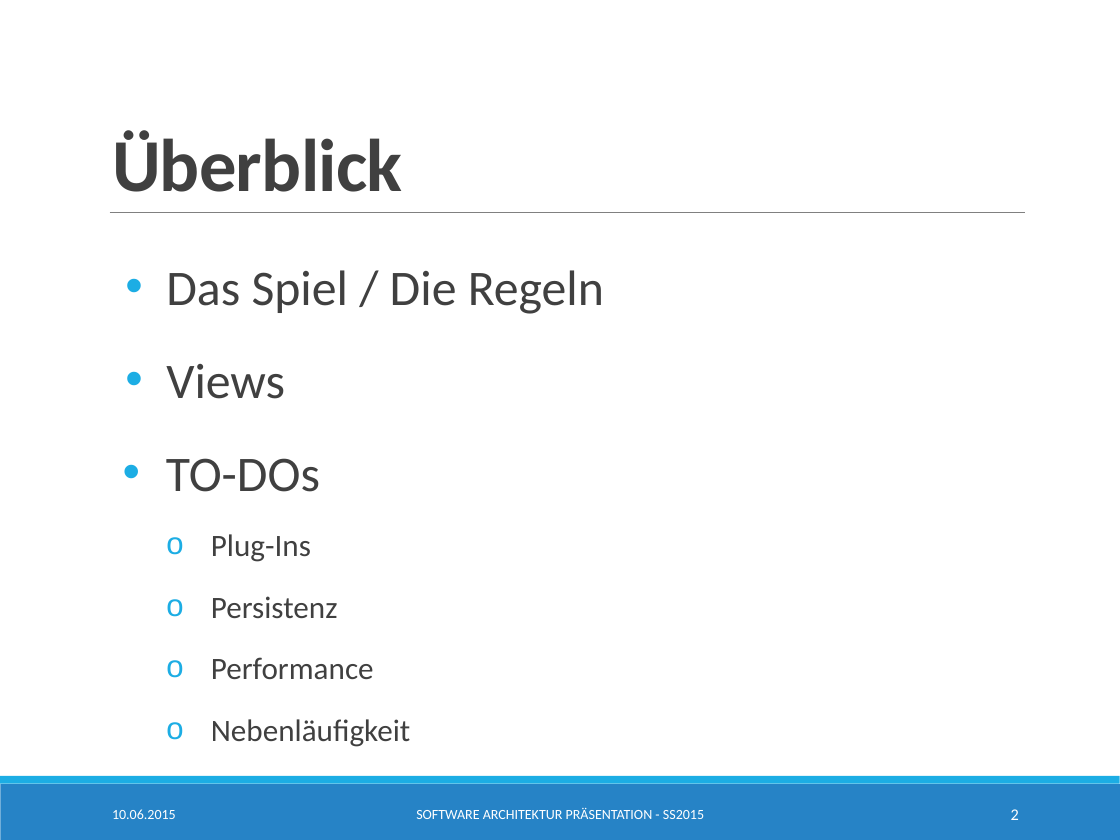
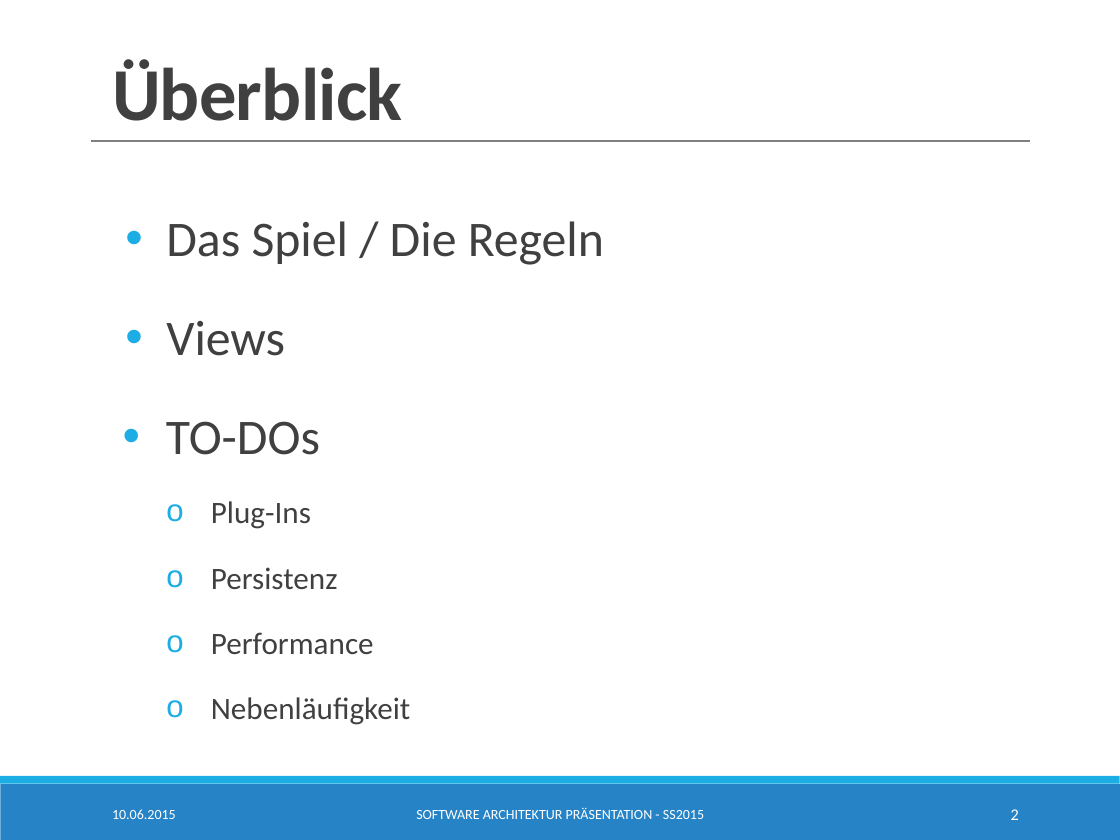
Before and after one commit to SimonBraun/de.htwg.se.mastermind, a slide deck: slide 2 of de.htwg.se.mastermind/Presentation.pptx. Drawn at 1120x840 pixels with LibreOffice and Linux fonts; fonts in the diff are those of the drawing. Boxes give left, top, right and bottom in pixels: in the first picture for what was removed or moved away, otherwise in the second. Text is boxed around its words. In the diff, an @@ line names an element or a change of style, - is before the commit and + after.

```diff
--- a/de.htwg.se.mastermind/Presentation.pptx
+++ b/de.htwg.se.mastermind/Presentation.pptx
@@ title "Überblick" moved from (x1=112, y1=130, x2=402, y2=192) to (x1=112, y1=59, x2=402, y2=121) @@
@@ line moved from (110, 213) - (1025, 213) to (91, 141) - (1030, 141) @@
@@ line (91, 141) - (1030, 141): stroke #808080 0.5 pt to #808080 1 pt @@
@@ text "Das Spiel / Die Regeln" moved from (x1=166, y1=270, x2=604, y2=747) to (x1=166, y1=221, x2=604, y2=725) @@
@@ text "Das Spiel / Die Regeln" at (x1=166, y1=221, x2=604, y2=725): line spacing 1.4 to 1.5 @@
@@ rectangle added at (x1=101, y1=184, x2=1044, y2=226), fill #FFFFFF, outline #FFFFFF 1.25 pt @@
```
Also in this commit, not shown: 8 other slides changed, 1 slide added.
